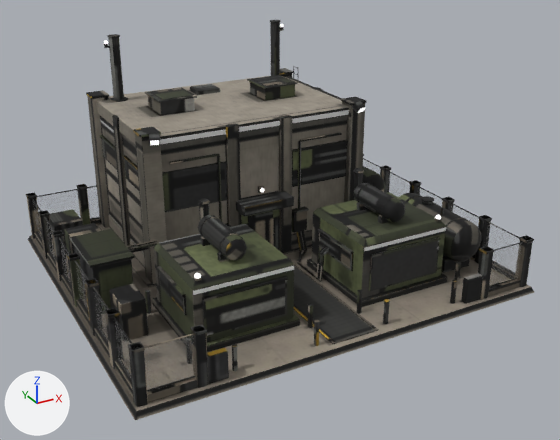
The glTF model godot/assets/units3d/power_plant/power_plant.glb as it was, and as the next commit left it.
Before and after are seen from a 50 mm camera at (-14.9, -28.5, 16.3) aimed at (0.2, -1.2, 2.6). The lights are fixed; the arrows at lower left show +X, +Y and +Z. The picture after the commit comes second. Vertices at exactly the same position are counted once.

The first picture shows 'Building', 'Props'.
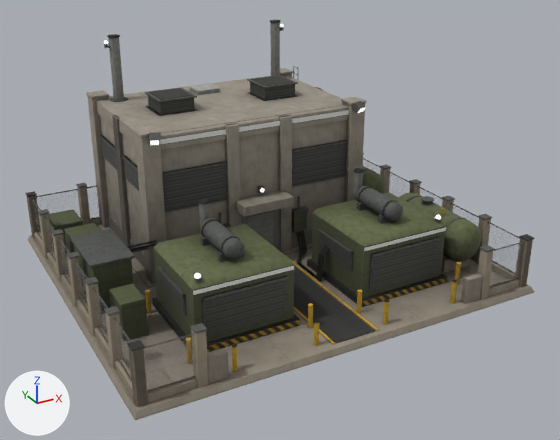
Location of each change, [x1, y1, x2, y2] in pixels of the pictures (560 x 440 px; the box of a moved part takes in the faces that stretch with it):
'Props', reshaped
    before: [26, 154, 534, 407]
    after: [25, 153, 534, 407]
part 1 of me_building, deleted
    before: [169, 154, 219, 164]
part 2 of me_building, deleted
    before: [299, 133, 342, 142]
part 3 of me_building, deleted
    before: [217, 154, 222, 221]
part 4 of me_building, deleted
    before: [298, 141, 301, 209]
part 5 of me_building, surface changed (lighter)
    both: [86, 20, 379, 344]
part 6 of me_props, moved or reshaped
    before: [26, 154, 534, 354]
    after: [25, 153, 534, 351]
part 7 of me_props, surface changed (lighter)
    both: [26, 158, 533, 407]

What changed in the scene script:
```text
Change me_building:
    used by ob_building; location = (0.0, 0.0, 0.0)
    remove me_building.from_pydata(...)  # 1228 vertices, 1788 faces; spans x -9.0..9.0, y -8.0..8.2, z 0.0..9.8
    add me_building.from_pydata(...)  # 1204 vertices, 1748 faces; spans x -9.0..9.0, y -8.0..8.2, z 0.0..9.8
    me_building part 1: the loose piece of 12 vertices spanning x -4.2..-2.0, y 0.2..0.3, z 5.5..5.7 is deleted
    me_building part 2: the loose piece of 12 vertices spanning x 2.0..4.2, y 0.2..0.3, z 5.5..5.7 is deleted
    me_building part 3: the loose piece of 12 vertices spanning x -2.1..-1.9, y 0.2..0.3, z 2.2..5.6 is deleted
    me_building part 4: the loose piece of 12 vertices spanning x 1.9..2.1, y 0.2..0.3, z 2.2..5.6 is deleted
    me_building part 5: 1643 kept faces spanning x -5.6..5.6, y -7.6..8.2, z 0.2..9.8 get new texture (UV) coordinates
    other edits to the shape of me_building do not show in these pictures
Change me_props:
    used by ob_props; location = (0.0, 0.0, 0.0)
    remove me_props.from_pydata(...)  # 3165 vertices, 5008 faces; spans x -8.8..8.8, y -7.7..7.8, z 0.2..4.7
    add me_props.from_pydata(...)  # 3165 vertices, 5018 faces; spans x -8.8..8.8, y -7.7..7.8, z 0.2..4.7
    me_props part 6: 66 vertices moved from x -8.8..8.8, y -7.7..7.8, z 2.4..4.2 to x -8.8..8.8, y -7.7..7.8, z 2.5..4.1; 264 vertices removed from x -8.8..8.8, y -7.7..7.8, z 2.4..4.2; 264 vertices added at x -8.8..8.8, y -7.7..7.8, z 2.5..4.1
    me_props part 7: 4009 kept faces spanning x -8.8..8.8, y -7.7..7.8, z 0.2..4.7 get new texture (UV) coordinates
```
